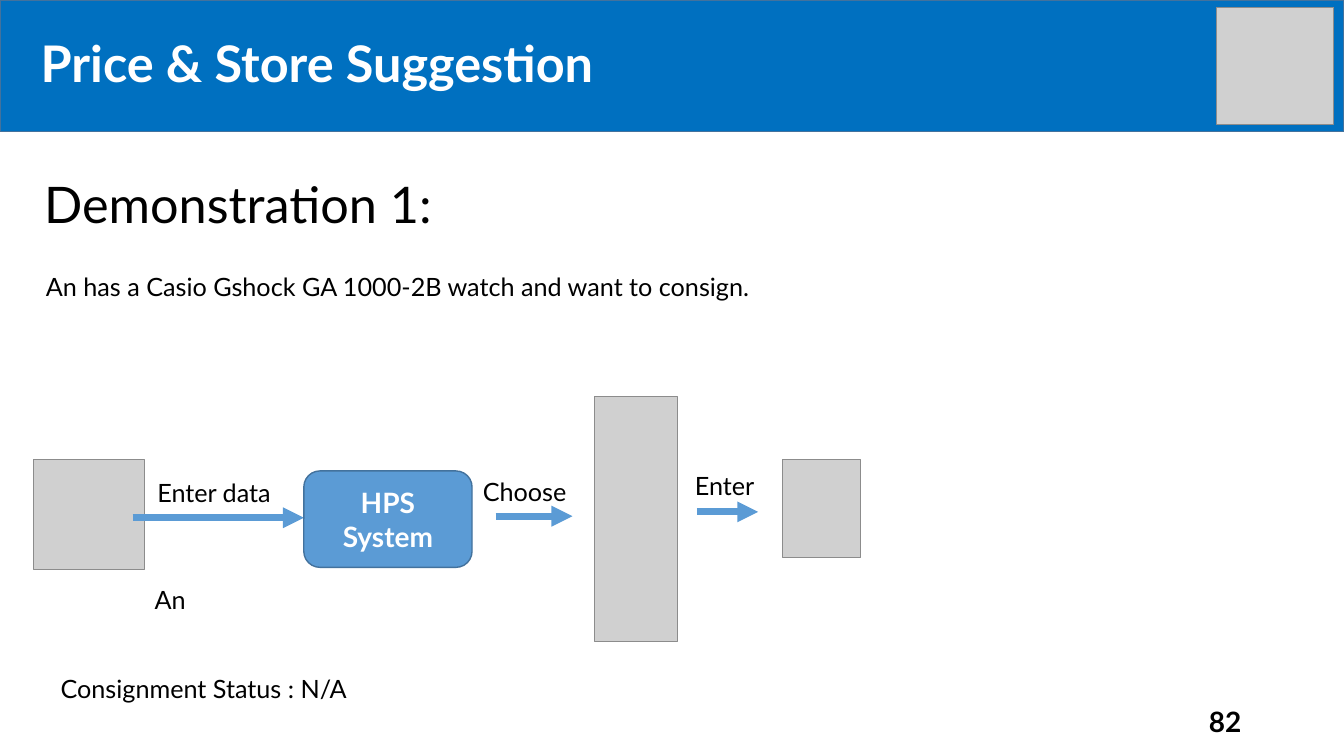
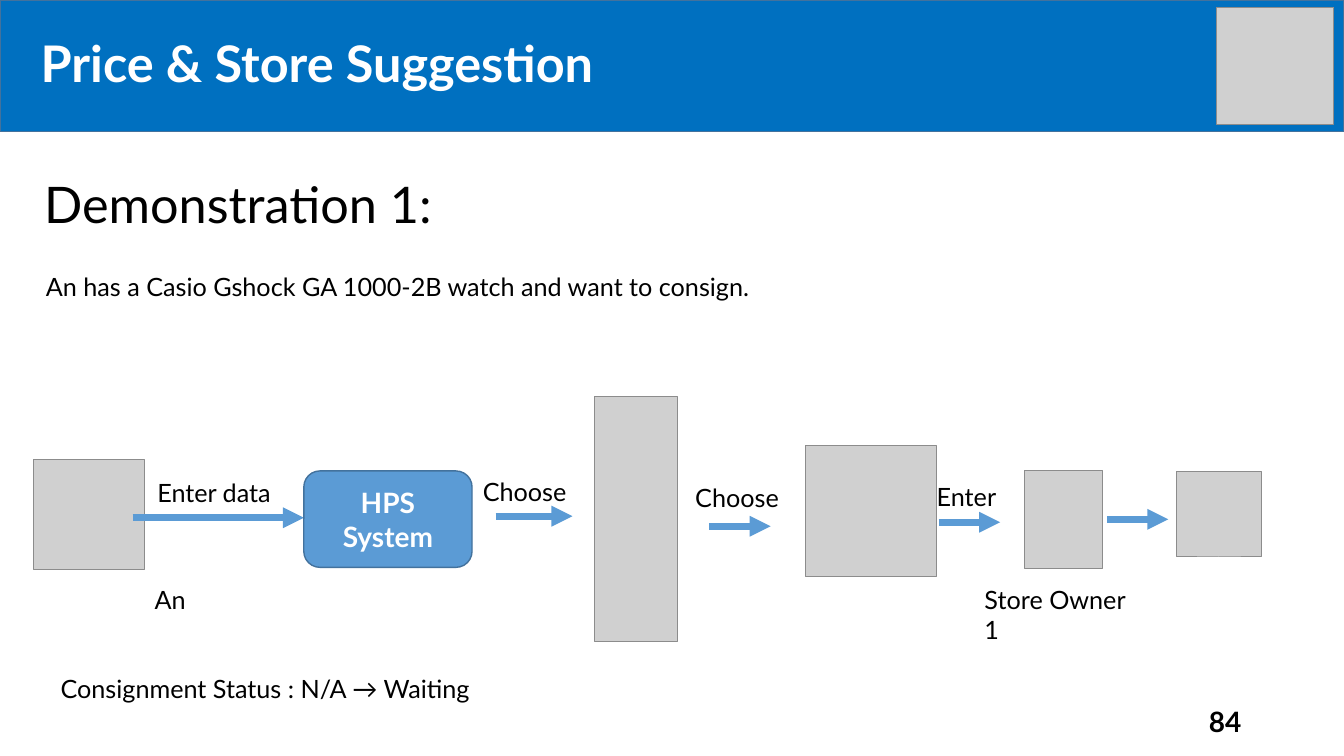
Before and after one commit to tiendan3108/CP, a slide deck: slide 84 of Source/Presentation/PreFinalPresentation.pptx (slide 82 before the commit). Drawn at 1344x756 pixels with LibreOffice and Linux fonts; fonts in the diff are those of the drawing; grey boxes stand for pictures. Boxes give left, top, right and bottom in pixels: in the first picture for what was removed or moved away, otherwise in the second. Text is boxed around its words. In the diff, an @@ line names an element or a change of style, - is before the commit and + after.

```diff
--- a/Source/Presentation/PreFinalPresentation.pptx
+++ b/Source/Presentation/PreFinalPresentation.pptx
@@ picture added at (x1=806, y1=446, x2=937, y2=577) @@
@@ picture added at (x1=1177, y1=472, x2=1261, y2=557) @@
@@ text added at (x1=695, y1=488, x2=779, y2=508), 18 pt, text #000000 @@
+Choose
@@ elbow arrow added from (710, 526) to (771, 526), #5B9BD5 5 pt @@
@@ 1 picture, 1 text, 1 elbow arrow moved together from (x1=695, y1=460, x2=861, y2=558) to (x1=937, y1=470, x2=1103, y2=568) @@
@@ elbow arrow added from (1107, 519) to (1169, 519), #5B9BD5 5 pt @@
@@ text added at (x1=984, y1=590, x2=1125, y2=639), 18 pt, text #000000 @@
+Store Owner 1
@@ text at (x1=61, y1=679, x2=470, y2=702): text changed @@
-Consignment Status : N/A
+Consignment Status : N/A → Waiting
@@ page number at (x1=1209, y1=711, x2=1242, y2=733): text changed @@
-82
+84
```
Also in this commit, not shown: 18 other slides changed.
